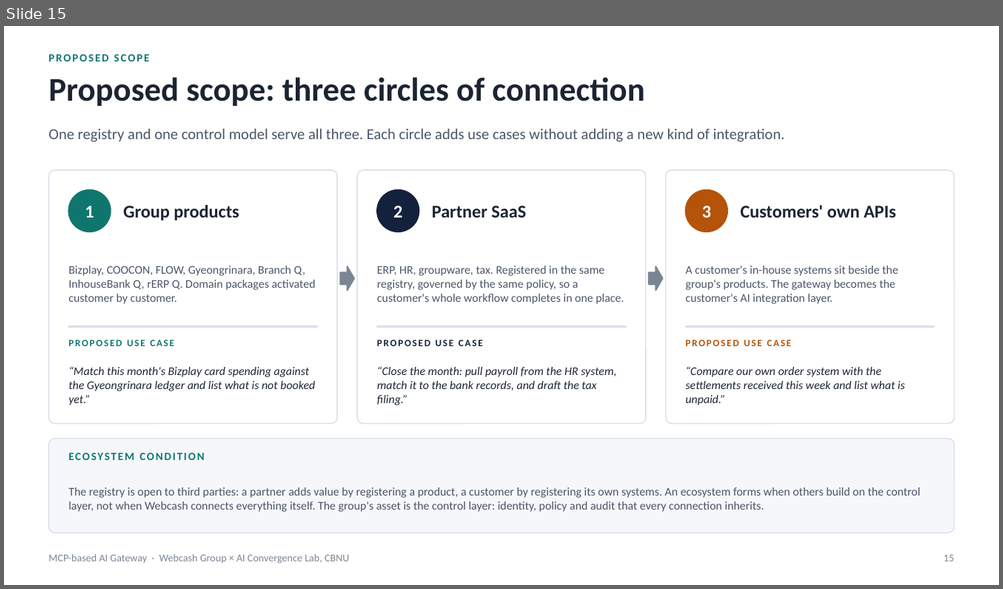
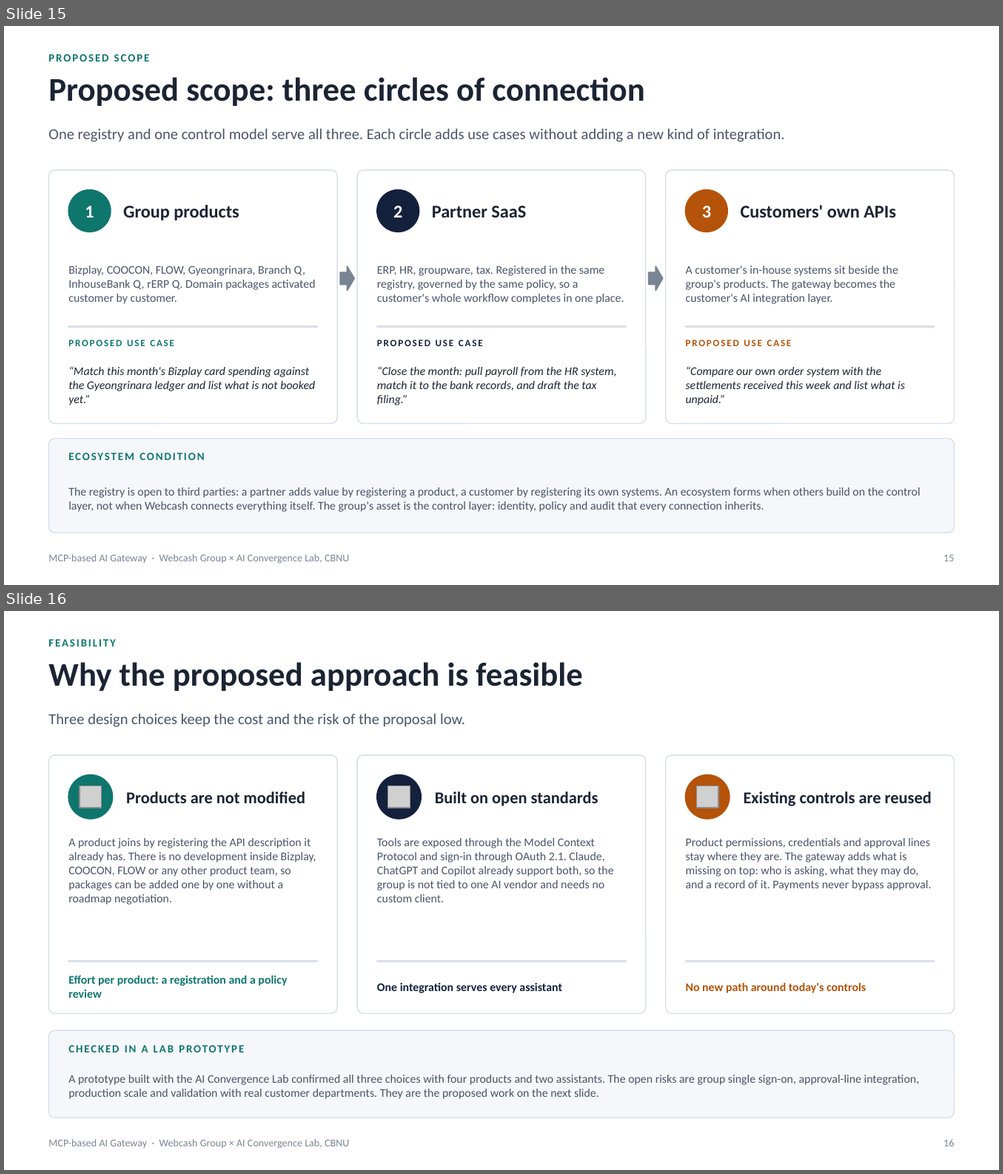
Before and after one commit to Chansokheang/MCP_Server_Portal, a slide deck: docs/webcash-ai-gateway-concept-visual.pptx. Shown one above the other, each under a label of ours: slide 15 before the commit, slides 15 and 16 after it. The pictures are 1003x589 and 1003x1174 pixels, drawn with LibreOffice and Linux fonts; fonts in the diff are those of the drawing; grey boxes stand for pictures. Boxes give left, top, right and bottom in pixels: in the first picture for what was removed or moved away, otherwise in the second. Text is boxed around its words. In the diff, an @@ line names an element or a change of style, - is before the commit and + after.

```diff
--- a/docs/webcash-ai-gateway-concept-visual.pptx
+++ b/docs/webcash-ai-gateway-concept-visual.pptx
@@ slide 16 added at <box>4,611,999,1170</box>, background #FFFFFF @@
@@ text added at <box>48,639,115,647</box>, 8 pt, text #0F766E, bold @@
+FEASIBILITY
@@ text added at <box>48,662,582,691</box>, 24 pt, text #1C2433, bold @@
+Why the proposed approach is feasible
@@ text added at <box>48,713,465,727</box>, 11 pt, text #4A5568 @@
+Three design choices keep the cost and the risk of the proposal low.
@@ rounded rectangle added at <box>48,755,337,1014</box>, fill #FFFFFF, outline #D9E0EA 0.75 pt @@
@@ rounded rectangle added at <box>357,755,646,1014</box>, fill #FFFFFF, outline #D9E0EA 0.75 pt @@
@@ rounded rectangle added at <box>666,755,954,1014</box>, fill #FFFFFF, outline #D9E0EA 0.75 pt @@
@@ ellipse added at <box>68,775,112,819</box>, fill #0F766E, outline #0F766E 1 pt @@
@@ picture added at <box>79,786,102,808</box> @@
@@ ellipse added at <box>377,775,421,819</box>, fill #14213D, outline #14213D 1 pt @@
@@ picture added at <box>388,786,410,808</box> @@
@@ ellipse added at <box>686,775,729,819</box>, fill #B45309, outline #B45309 1 pt @@
@@ picture added at <box>696,786,718,808</box> @@
@@ text added at <box>126,792,305,803</box>, 12 pt, text #1C2433, bold @@
+Products are not modified
@@ text added at <box>435,792,598,806</box>, 12 pt, text #1C2433, bold @@
+Built on open standards
@@ text added at <box>743,792,931,806</box>, 12 pt, text #1C2433, bold @@
+Existing controls are reused
@@ text added at <box>68,838,316,905</box>, 8.5 pt, text #4A5568 @@
+A product joins by registering the API description it already has. There is no development inside Bizplay, COOCON, FLOW or any other product team, so packages can be added one by one without a roadmap negotiation.
@@ text added at <box>377,838,614,903</box>, 8.5 pt, text #4A5568 @@
+Tools are exposed through the Model Context Protocol and sign-in through OAuth 2.1. Claude, ChatGPT and Copilot already support both, so the group is not tied to one AI vendor and needs no custom client.
@@ text added at <box>686,838,930,891</box>, 8.5 pt, text #4A5568 @@
+Product permissions, credentials and approval lines stay where they are. The gateway adds what is missing on top: who is asking, what they may do, and a record of it. Payments never bypass approval.
@@ rectangle added at <box>68,961,317,962</box>, fill #D9E0EA, outline #D9E0EA 1 pt @@
@@ rectangle added at <box>377,961,626,962</box>, fill #D9E0EA, outline #D9E0EA 1 pt @@
@@ rectangle added at <box>686,961,934,962</box>, fill #D9E0EA, outline #D9E0EA 1 pt @@
@@ text added at <box>68,976,287,998</box>, 8.5 pt, text #0F766E, bold @@
+Effort per product: a registration and a policy review
@@ text added at <box>377,983,562,994</box>, 8.5 pt, text #14213D, bold @@
+One integration serves every assistant
@@ text added at <box>686,983,865,994</box>, 8.5 pt, text #B45309, bold @@
+No new path around today's controls
@@ rounded rectangle added at <box>48,1031,954,1118</box>, fill #F5F7FA, outline #D9E0EA 0.75 pt @@
@@ text added at <box>142,1045,148,1053</box>, 8 pt, text #0F766E, bold @@
+CHECKED IN A LAB PROTOTYPE
@@ text added at <box>68,1075,919,1099</box>, 8.5 pt, text #4A5568 @@
+A prototype built with the AI Convergence Lab confirmed all three choices with four products and two assistants. The open risks are group single sign-on, approval-line integration, production scale and validation with real customer departments. They are the proposed work on the next slide.
@@ text added at <box>48,1139,349,1149</box>, 7.5 pt, text #7A8593 @@
+MCP-based AI Gateway · Webcash Group × AI Convergence Lab, CBNU
@@ text added at <box>943,1139,953,1147</box>, 7.5 pt, text #7A8593 @@
+16
```
Also in this commit, not shown: 1 slide removed, 1 other file.
